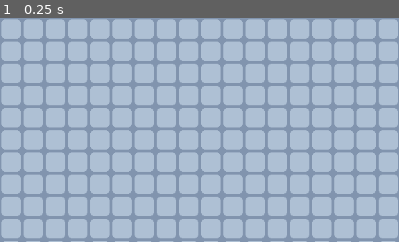
Above: before the commit, frame 1.
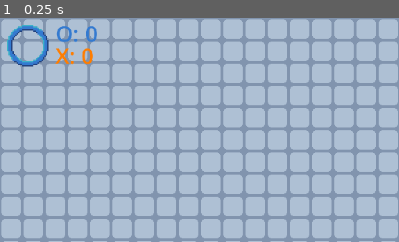
Above: after the commit, the same moment.

Repository: Widmo206/ttt-plus
Game: Godot game, scene res://board.tscn
Same seed, same stepped clock (60 frames per second), same inputs: the game is played once before the commit and once after it.
Inputs:
- Up to frame 1 (0.25 s): no input
The pictures show only the part of the screen within x 0-50%, y 0-50%; the shares and areas given below are measured in that part.

The runs differ from the first frame. In frame 1, 1.3% of the frame differs, in the area x 1-25%, y 3-22%.

Commit message:
Finished basic gameplay
started implementing UI

Diff:
--- a/board.gd
+++ b/board.gd
@@ -1,10 +1,29 @@
 extends Node2D
 
 
-var piece = preload("res://piece.tscn")
-var pieces = {}
+var Piece = preload("res://piece.tscn")
+var board = {}
+var points = {
+	true: 0,
+	false: 0,
+}
 var current_player = false
 
+
+signal point_gained(player: bool)
+
+
+var directions = [
+	Vector2(0, 1),
+	Vector2(1, 1),
+	Vector2(1, 0),
+	Vector2(1, -1)
+	]
+
+var colors = {
+	true: Color(1.000, 0.490, 0.000),
+	false: Color(0.204, 0.478, 0.816),
+}
 
 func _ready() -> void:
 	pass
@@ -15,11 +34,74 @@
 		var pos = get_global_mouse_position()
 		var tile_pos = floor(pos / 32)
 
-		if tile_pos in pieces.keys():
+		if tile_pos in board.keys():
+			# print("tile %v is occupied" % tile_pos)
 			pass
+
 		else:
-			var new_piece = piece.instantiate()
-			new_piece.set_type(current_player)
-			add_child(new_piece)
-			new_piece.position = tile_pos*32 + Vector2(16, 16)
+			create_new_piece(tile_pos, current_player)
+
+			for direction in directions:
+				var win = find_win(direction, current_player, tile_pos)
+
+				if win != []:
+					points[current_player] += 1
+					emit_signal("point_gained", current_player)
+
+					var line = Line2D.new()
+					for piece in win:
+						# update state of relevant pieces
+						board[piece].blocked_directions.append(direction)
+						line.add_point(piece*32 + Vector2(16, 16))
+						line.default_color = colors[current_player]
+
+					add_child(line)
+
+
+
 			current_player = !current_player
+
+
+func create_new_piece(tile_pos: Vector2, player: bool):
+	var new_piece = Piece.instantiate()
+	new_piece.set_player(int(player))
+	new_piece.blocked_directions = []
+
+	add_child(new_piece)
+	new_piece.position = tile_pos*32 + Vector2(16, 16)
+	board[tile_pos] = new_piece
+
+
+func find_win(direction: Vector2, player: bool, last_move: Vector2) -> Array:
+	var reversed = false
+	var pieces = [last_move]
+	var current_pos = Vector2(last_move) # I think that creates a new instance
+
+	while len(pieces) < 5:
+		if reversed:
+			current_pos -= direction
+		else:
+			current_pos += direction
+
+
+		if (current_pos in board.keys()
+		and board[current_pos].player == int(current_player)
+		and direction not in board[current_pos].blocked_directions
+		):
+			if current_pos not in pieces:
+				# not bundled with other conditions
+				# because it's just here to prevent miscounting
+				pieces.append(current_pos)
+		else:
+			if reversed:
+				# tried both sides, no win found
+				#print("no win found for direction %v" % direction)
+				#print("pieces found: ", pieces)
+				return []
+			else:
+				# reached end, try other side
+				reversed = true
+				continue
+
+	print(pieces)
+	return pieces
--- a/board.tscn
+++ b/board.tscn
@@ -1,7 +1,9 @@
-[gd_scene load_steps=3 format=3 uid="uid://r3micha7gtly"]
+[gd_scene load_steps=5 format=3 uid="uid://r3micha7gtly"]
 
 [ext_resource type="Texture2D" uid="uid://d2tq1xxpfctgh" path="res://tile.png" id="1_p0ybc"]
 [ext_resource type="Script" uid="uid://djn8i3tf47a6" path="res://board.gd" id="1_psm7c"]
+[ext_resource type="Script" uid="uid://dbbvxekvwgxj1" path="res://hud.gd" id="3_8l818"]
+[ext_resource type="PackedScene" uid="uid://dgru37q2cxbsi" path="res://piece.tscn" id="4_jqgjh"]
 
 [node name="Board" type="Node2D"]
 script = ExtResource("1_psm7c")
@@ -20,3 +22,31 @@
 grow_vertical = 2
 texture = ExtResource("1_p0ybc")
 stretch_mode = 1
+
+[node name="HUD" type="CanvasLayer" parent="."]
+script = ExtResource("3_8l818")
+
+[node name="Piece" parent="HUD" instance=ExtResource("4_jqgjh")]
+position = Vector2(40, 40)
+scale = Vector2(2, 2)
+
+[node name="Scoreboard" type="Node2D" parent="HUD"]
+position = Vector2(80, 0)
+scale = Vector2(0.5, 0.5)
+
+[node name="Score1" type="Label" parent="HUD/Scoreboard"]
+offset_right = 246.0
+offset_bottom = 88.0
+theme_override_colors/font_color = Color(0.20392157, 0.47843137, 0.8156863, 1)
+theme_override_font_sizes/font_size = 64
+text = "O: 0"
+
+[node name="Score2" type="Label" parent="HUD/Scoreboard"]
+offset_top = 64.0
+offset_right = 246.0
+offset_bottom = 152.0
+theme_override_colors/font_color = Color(1, 0.49019608, 0, 1)
+theme_override_font_sizes/font_size = 64
+text = "X: 0"
+
+[connection signal="point_gained" from="." to="HUD" method="_on_point_gained"]
--- /dev/null
+++ b/hud.gd
@@ -0,0 +1,22 @@
+extends CanvasLayer
+
+
+var points = {
+	true: 0,
+	false: 0,
+}
+var colors = {
+	true: Color(1.000, 0.490, 0.000),
+	false: Color(0.204, 0.478, 0.816),
+}
+
+func _ready() -> void:
+	pass
+
+
+func _process(delta: float) -> void:
+	pass
+
+
+func _on_point_gained(player: bool) -> void:
+	points[player] += 1
--- a/piece.gd
+++ b/piece.gd
@@ -1,20 +1,20 @@
 extends Node2D
 
 
-enum Type {circle, cross}
+enum Player {circle, cross}
 var sprites = ["circle", "cross"]
 
-
-var type = Type.circle
+var blocked_directions: Array
+var player = Player.circle
 
 
-func set_type(new_type: Type):
-	type = new_type
+func set_player(new_player: Player):
+	player = new_player
 	update_animation()
 
 
 func update_animation() -> void:
-	$Sprite.animation = sprites[type]
+	$Sprite.animation = sprites[player]
 
 
 func _ready() -> void:
Not shown, added: hud.gd.uid
